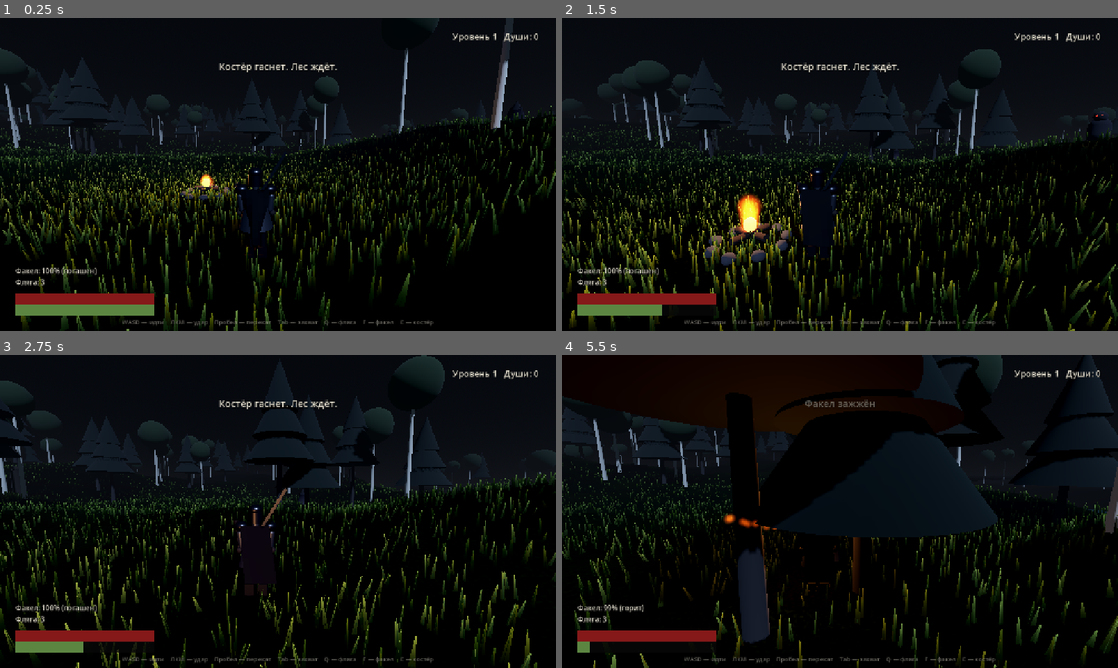
Above: before the commit, frames 1-4 (two rows, left to right).
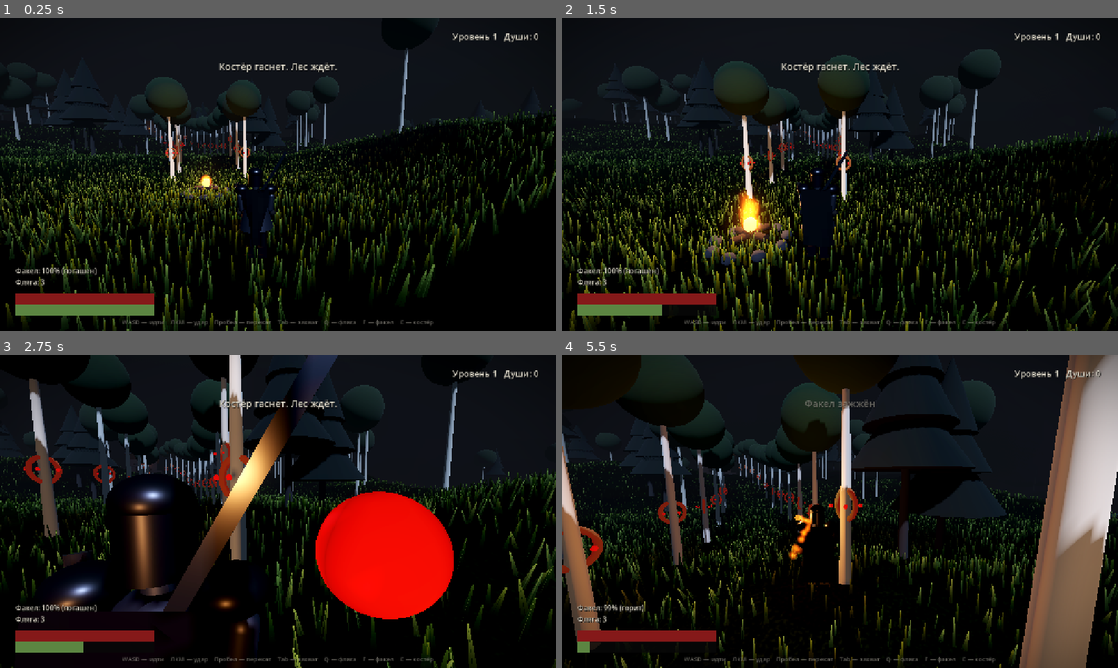
Above: after the commit, the same moments.

Repository: Dronec00/tropa
Game: Godot game, scene res://scenes/main.tscn
Same seed, same stepped clock (60 frames per second), same inputs: the game is played once before the commit and once after it.
Inputs (mouse positions are in pixels of both pictures, inside the frame that each line leads up to):
- Up to frame 1 (0.25 s): no input
- Up to frame 2 (1.5 s): tap Enter at 0.5 s; move the mouse to (867, 174) at 0.52 s; hold W (move_forward) from 0.53 s (still down); click (867, 174) at 0.6 s; move the mouse to (812, 174) at 1.27 s; tap Space (dodge) at 1.35 s; click (812, 174) at 1.42 s
- Up to frame 3 (2.75 s): keep holding W (move_forward); move the mouse to (289, 505) at 2.02 s; tap Q (heal) at 2.1 s; click (289, 505) at 2.17 s
- Up to frame 4 (5.5 s): keep holding W (move_forward); move the mouse to (834, 517) at 2.77 s; tap one key every 0.75 s from 2.85 s: E (interact) Tab (lock) F (torch) 2 (upgrade_2); click (834, 517) at 2.92 s; move the mouse to (878, 514) at 3.52 s; click (878, 514) at 3.67 s; move the mouse to (795, 508) at 4.27 s; click (795, 508) at 4.42 s; move the mouse to (845, 511) at 5.02 s; click (845, 511) at 5.17 s

The runs differ from the first frame. In frame 1, 6.7% of the frame differs, in the area x 0-100%, y 0-100%; in frame 2, 9.1%; in frame 3, 32%; in frame 4, 36%.

Commit message:
Изба-ориентир, тропа с венками, тьма по краю
- изба: сруб, крыша, тёплое окно, дым, крыльцо, забор
- тропа из берёз с венками ведёт от костра к избе
- край карты: стена тьмы и мягкий возврат, за карту не выпасть
- врагов в начале нет, выходят по одному по мере пути
- травы стало больше (32k), bloom, объёмный туман, виньетка

Diff:
--- a/scripts/hud.gd
+++ b/scripts/hud.gd
@@ -33,6 +33,23 @@
 	_hurt.set_anchors_and_offsets_preset(Control.PRESET_FULL_RECT)
 	_hurt.mouse_filter = Control.MOUSE_FILTER_IGNORE
 	_root.add_child(_hurt)
+
+	var vignette := ColorRect.new()
+	vignette.set_anchors_and_offsets_preset(Control.PRESET_FULL_RECT)
+	vignette.mouse_filter = Control.MOUSE_FILTER_IGNORE
+	var vignette_shader := Shader.new()
+	vignette_shader.code = """
+shader_type canvas_item;
+void fragment() {
+	vec2 uv = SCREEN_UV;
+	float d = distance(uv, vec2(0.5, 0.5));
+	COLOR = vec4(0.0, 0.0, 0.0, smoothstep(0.42, 0.95, d) * 0.8);
+}
+"""
+	var vignette_mat := ShaderMaterial.new()
+	vignette_mat.shader = vignette_shader
+	vignette.material = vignette_mat
+	_root.add_child(vignette)
 
 	_hp = _make_bar(Vector2(36, 634), Vector2(320, 16), Color(0.52, 0.10, 0.10))
 	_sp = _make_bar(Vector2(36, 658), Vector2(320, 9), Color(0.36, 0.52, 0.26))
--- /dev/null
+++ b/scripts/hut.gd
@@ -0,0 +1,157 @@
+class_name HutBuilder
+extends RefCounted
+
+## Изба-ориентир: сруб, двускатная крыша, тёплое окно, крыльцо, дым из трубы.
+## Свет в окне виден издалека — это и есть цель пути.
+
+static func build(parent: Node3D, pos: Vector3, yaw: float) -> Node3D:
+	var root := Node3D.new()
+	root.position = pos
+	root.rotation.y = yaw
+	parent.add_child(root)
+
+	var wood := _mat(Color(0.15, 0.10, 0.06))
+	var wood_dark := _mat(Color(0.08, 0.055, 0.035))
+	var stone := _mat(Color(0.19, 0.19, 0.18))
+	var cloth := _mat(Color(0.22, 0.12, 0.09))
+
+	# фундамент и пол
+	_box(root, Vector3(5.4, 0.5, 5.4), stone, Vector3(0, 0.25, 0))
+
+	# сруб
+	_box(root, Vector3(5.0, 2.7, 0.34), wood, Vector3(0, 1.85, -2.35))
+	_box(root, Vector3(5.0, 2.7, 0.34), wood, Vector3(0, 1.85, 2.35))
+	_box(root, Vector3(0.34, 2.7, 5.0), wood, Vector3(-2.35, 1.85, 0))
+	_box(root, Vector3(0.34, 2.7, 5.0), wood, Vector3(2.35, 1.85, 0))
+
+	# брёвна на фасаде — горизонтальные полосы
+	for i in 5:
+		var y := 0.7 + float(i) * 0.5
+		_box(root, Vector3(5.1, 0.06, 0.36), wood_dark, Vector3(0, y, 2.36))
+
+	# крыша двускатная
+	var roof_left := _box(root, Vector3(6.2, 0.22, 3.5), wood_dark, Vector3(0, 3.55, -1.45))
+	roof_left.rotation.x = deg_to_rad(26)
+	var roof_right := _box(root, Vector3(6.2, 0.22, 3.5), wood_dark, Vector3(0, 3.55, 1.45))
+	roof_right.rotation.x = deg_to_rad(-26)
+
+	# конёк
+	_box(root, Vector3(6.3, 0.16, 0.3), wood_dark, Vector3(0, 4.32, 0))
+
+	# дверь
+	_box(root, Vector3(1.05, 1.95, 0.12), wood_dark, Vector3(0, 1.5, 2.44))
+	_box(root, Vector3(0.12, 0.12, 0.08), stone, Vector3(0.38, 1.4, 2.52))
+
+	# окно с тёплым светом
+	var window := _box(root, Vector3(0.9, 0.8, 0.1), cloth, Vector3(1.45, 2.0, 2.44))
+	var win_mat := StandardMaterial3D.new()
+	win_mat.albedo_color = Color(1.0, 0.72, 0.35)
+	win_mat.emission_enabled = true
+	win_mat.emission = Color(1.0, 0.62, 0.25)
+	win_mat.emission_energy_multiplier = 2.6
+	win_mat.shading_mode = BaseMaterial3D.SHADING_MODE_UNSHADED
+	window.material_override = win_mat
+
+	var window_light := OmniLight3D.new()
+	window_light.position = Vector3(1.45, 2.0, 2.1)
+	window_light.light_color = Color(1.0, 0.68, 0.35)
+	window_light.light_energy = 1.8
+	window_light.omni_range = 18.0
+	window_light.shadow_enabled = false
+	root.add_child(window_light)
+
+	# крыльцо
+	_box(root, Vector3(2.6, 0.18, 1.4), wood_dark, Vector3(0, 0.42, 3.0))
+	for side in [-1.0, 1.0]:
+		_box(root, Vector3(0.16, 1.2, 0.16), wood, Vector3(side * 1.15, 0.95, 3.55))
+	_box(root, Vector3(2.6, 0.12, 0.16), wood, Vector3(0, 1.5, 3.55))
+
+	# фонарь у двери
+	var lantern := MeshInstance3D.new()
+	var lantern_mesh := SphereMesh.new()
+	lantern_mesh.radius = 0.09
+	lantern_mesh.height = 0.18
+	lantern.mesh = lantern_mesh
+	var lantern_mat := StandardMaterial3D.new()
+	lantern_mat.albedo_color = Color(1.0, 0.7, 0.3)
+	lantern_mat.emission_enabled = true
+	lantern_mat.emission = Color(1.0, 0.6, 0.22)
+	lantern_mat.emission_energy_multiplier = 4.0
+	lantern_mat.shading_mode = BaseMaterial3D.SHADING_MODE_UNSHADED
+	lantern.material_override = lantern_mat
+	lantern.position = Vector3(0.85, 2.35, 2.6)
+	root.add_child(lantern)
+
+	var lantern_light := OmniLight3D.new()
+	lantern_light.position = Vector3(0.85, 2.35, 2.75)
+	lantern_light.light_color = Color(1.0, 0.65, 0.3)
+	lantern_light.light_energy = 1.6
+	lantern_light.omni_range = 11.0
+	root.add_child(lantern_light)
+
+	# труба и дым
+	_box(root, Vector3(0.5, 1.7, 0.5), stone, Vector3(-1.4, 4.1, -1.1))
+
+	var smoke := CPUParticles3D.new()
+	smoke.position = Vector3(-1.4, 5.0, -1.1)
+	smoke.amount = 18
+	smoke.lifetime = 4.5
+	smoke.emission_shape = CPUParticles3D.EMISSION_SHAPE_SPHERE
+	smoke.emission_sphere_radius = 0.18
+	smoke.direction = Vector3(0, 1, 0)
+	smoke.spread = 12.0
+	smoke.gravity = Vector3(0.15, 0.5, 0.1)
+	smoke.initial_velocity_min = 0.25
+	smoke.initial_velocity_max = 0.55
+	smoke.scale_amount_min = 0.6
+	smoke.scale_amount_max = 1.6
+	smoke.color = Color(0.32, 0.31, 0.30, 0.35)
+	var smoke_quad := QuadMesh.new()
+	smoke_quad.size = Vector2(0.9, 0.9)
+	smoke.mesh = smoke_quad
+	var smoke_mat := StandardMaterial3D.new()
+	smoke_mat.shading_mode = BaseMaterial3D.SHADING_MODE_UNSHADED
+	smoke_mat.transparency = BaseMaterial3D.TRANSPARENCY_ALPHA
+	smoke_mat.vertex_color_use_as_albedo = true
+	smoke_mat.billboard_mode = BaseMaterial3D.BILLBOARD_ENABLED
+	smoke_mat.albedo_texture = _soft_texture()
+	smoke.material_override = smoke_mat
+	root.add_child(smoke)
+
+	# забор
+	for i in 7:
+		var x := -3.2 + float(i) * 1.1
+		_box(root, Vector3(0.12, 1.0, 0.12), wood, Vector3(x, 0.5, 5.2))
+	_box(root, Vector3(7.2, 0.1, 0.08), wood, Vector3(0, 0.75, 5.2))
+	_box(root, Vector3(7.2, 0.1, 0.08), wood, Vector3(0, 0.35, 5.2))
+
+	return root
+
+static func _mat(color: Color) -> StandardMaterial3D:
+	var m := StandardMaterial3D.new()
+	m.albedo_color = color
+	m.roughness = 1.0
+	return m
+
+static func _box(parent: Node3D, size: Vector3, material: Material, pos: Vector3) -> MeshInstance3D:
+	var mi := MeshInstance3D.new()
+	var mesh := BoxMesh.new()
+	mesh.size = size
+	mi.mesh = mesh
+	mi.material_override = material
+	mi.position = pos
+	parent.add_child(mi)
+	return mi
+
+static func _soft_texture() -> GradientTexture2D:
+	var gradient := Gradient.new()
+	gradient.set_color(0, Color(1, 1, 1, 1))
+	gradient.set_color(1, Color(1, 1, 1, 0))
+	var tex := GradientTexture2D.new()
+	tex.gradient = gradient
+	tex.fill = GradientTexture2D.FILL_RADIAL
+	tex.fill_from = Vector2(0.5, 0.5)
+	tex.fill_to = Vector2(1.0, 0.5)
+	tex.width = 64
+	tex.height = 64
+	return tex
--- a/scripts/main.gd
+++ b/scripts/main.gd
@@ -6,9 +6,12 @@
 const TerrainScript := preload("res://scripts/terrain.gd")
 const GrassScript := preload("res://scripts/grass.gd")
 const WindScript := preload("res://scripts/wind.gd")
+const HutScript := preload("res://scripts/hut.gd")
 
 const TREE_COUNT := 240
 const WORLD_LIMIT := 92.0
+const WORLD_EDGE := 82.0
+const HUT_POS := Vector3(-34.0, 0.0, -52.0)
 
 var player
 var hud
@@ -19,7 +22,17 @@
 var _time := 0.0
 var _fire_light: OmniLight3D
 var _enemies: Array = []
-var _spawn_points: Array = []
+var _encounters := [
+	{"at": 14.0, "kind": "wolf"},
+	{"at": 27.0, "kind": "cultist"},
+	{"at": 39.0, "kind": "wolf"},
+	{"at": 51.0, "kind": "leshy"},
+	{"at": 63.0, "kind": "wailer"},
+]
+var _encounter_index := 0
+var _encounter_enemy = null
+var _path_points: Array[Vector3] = []
+var _edge_cooldown := 0.0
 var _soul_orb: Node3D
 var _orb_base_y := 0.0
 var _dropped_souls := 0
@@ -31,10 +44,12 @@
 	_rng.seed = 20261101
 	_build_environment()
 	_build_terrain()
+	_build_path()
+	_build_hut()
+	_build_boundary()
 	_build_forest()
 	_build_bonfire()
 	_spawn_player()
-	_spawn_enemies()
 	_build_hud()
 	hud.show_notice("Костёр гаснет. Лес ждёт.", 4.0)
 
@@ -52,6 +67,9 @@
 
 	if player == null or player.is_dead():
 		return
+
+	_clamp_to_world(delta)
+	_update_encounters(delta)
 
 	for enemy in _enemies:
 		if is_instance_valid(enemy):
@@ -137,6 +155,16 @@
 	env.fog_density = 0.021
 	env.fog_sky_affect = 0.45
 	env.tonemap_mode = Environment.TONE_MAPPER_FILMIC
+	env.glow_enabled = true
+	env.glow_intensity = 0.42
+	env.glow_bloom = 0.08
+	env.glow_hdr_threshold = 0.9
+	env.glow_blend_mode = Environment.GLOW_BLEND_MODE_ADDITIVE
+	env.volumetric_fog_enabled = true
+	env.volumetric_fog_density = 0.006
+	env.volumetric_fog_albedo = Color(0.35, 0.39, 0.44)
+	env.volumetric_fog_length = 48.0
+	env.volumetric_fog_ambient_inject = 0.2
 	env.adjustment_enabled = true
 	env.adjustment_saturation = 0.92
 	env.adjustment_contrast = 1.06
@@ -165,7 +193,7 @@
 	var grass = GrassScript.new()
 	grass.name = "Grass"
 	add_child(grass)
-	grass.populate(terrain, 22000, 44.0)
+	grass.populate(terrain, 32000, 44.0)
 
 # --- лес ---
 
@@ -192,6 +220,10 @@
 		var z := sin(angle) * dist
 		if Vector2(x, z).length() < 13.0:
 			continue
+		if Vector2(x - HUT_POS.x, z - HUT_POS.z).length() < 16.0:
+			continue
+		if _near_path(x, z, 4.5):
+			continue
 		var h: float = terrain.height_at(x, z)
 		if h < TerrainScript.WATER_LEVEL + 1.2:
 			continue
@@ -204,6 +236,14 @@
 		else:
 			_spruce(pos, bark, needles)
 		placed += 1
+
+func _near_path(x: float, z: float, radius: float) -> bool:
+	var step := 2
+	for i in range(0, _path_points.size(), step):
+		var p := _path_points[i]
+		if Vector2(p.x - x, p.z - z).length() < radius:
+			return true
+	return false
 
 func _birch(pos: Vector3, bark_mat: Material, leaf_mat: Material) -> void:
 	var root := Node3D.new()
@@ -361,6 +401,177 @@
 	_fire_light.shadow_enabled = true
 	root.add_child(_fire_light)
 
+# --- тропа, изба, тьма по краю ---
+
+func _build_path() -> void:
+	var start := Vector3.ZERO
+	var control := Vector3(-6.0, 0.0, -26.0)
+	var end := Vector3(HUT_POS.x, 0.0, HUT_POS.z)
+	var count := 46
+	for i in count + 1:
+		var t := float(i) / float(count)
+		var p := start * (1.0 - t) * (1.0 - t) + control * 2.0 * (1.0 - t) * t + end * t * t
+		p.y = terrain.height_at(p.x, p.z)
+		_path_points.append(p)
+
+	for i in range(4, _path_points.size() - 3, 3):
+		var p := _path_points[i]
+		var dir := _path_points[i + 1] - _path_points[i - 1]
+		dir.y = 0.0
+		dir = dir.normalized()
+		var side := Vector3(-dir.z, 0.0, dir.x)
+		for s in [-1.0, 1.0]:
+			var pos: Vector3 = p + side * (2.3 * s)
+			pos.y = terrain.height_at(pos.x, pos.z)
+			if Vector2(pos.x - HUT_POS.x, pos.z - HUT_POS.z).length() < 9.0:
+				continue
+			_marker_birch(pos)
+
+func _marker_birch(pos: Vector3) -> void:
+	var root := Node3D.new()
+	root.position = pos
+	root.rotation.y = _rng.randf_range(0.0, TAU)
+	add_child(root)
+
+	var bark := StandardMaterial3D.new()
+	bark.albedo_color = Color(0.66, 0.66, 0.62)
+
+	var h := _rng.randf_range(4.4, 5.2)
+	var trunk := MeshInstance3D.new()
+	var cyl := CylinderMesh.new()
+	cyl.top_radius = 0.07
+	cyl.bottom_radius = 0.14
+	cyl.height = h
+	trunk.mesh = cyl
+	trunk.position.y = h * 0.5
+	trunk.material_override = bark
+	root.add_child(trunk)
+
+	var crown := MeshInstance3D.new()
+	var sphere := SphereMesh.new()
+	sphere.radius = 1.15
+	sphere.height = 2.3
+	crown.mesh = sphere
+	crown.position.y = h + 0.35
+	var leaf := StandardMaterial3D.new()
+	leaf.albedo_color = Color(0.10, 0.17, 0.08)
+	crown.material_override = leaf
+	root.add_child(crown)
+
+	var wreath := MeshInstance3D.new()
+	var torus := TorusMesh.new()
+	torus.inner_radius = 0.26
+	torus.outer_radius = 0.38
+	torus.rings = 16
+	torus.ring_segments = 8
+	wreath.mesh = torus
+	var wreath_mat := StandardMaterial3D.new()
+	wreath_mat.albedo_color = Color(0.12, 0.24, 0.09)
+	wreath_mat.emission_enabled = true
+	wreath_mat.emission = Color(0.55, 0.12, 0.08)
+	wreath_mat.emission_energy_multiplier = 0.8
+	wreath.material_override = wreath_mat
+	wreath.position = Vector3(0.0, 1.75, 0.0)
+	wreath.rotation.x = PI * 0.5
+	root.add_child(wreath)
+
+	var berry_mat := StandardMaterial3D.new()
+	berry_mat.albedo_color = Color(0.55, 0.06, 0.05)
+	berry_mat.emission_enabled = true
+	berry_mat.emission = Color(0.6, 0.05, 0.04)
+	berry_mat.emission_energy_multiplier = 1.2
+	for i in 5:
+		var berry := MeshInstance3D.new()
+		var bm := SphereMesh.new()
+		bm.radius = 0.045
+		bm.height = 0.09
+		berry.mesh = bm
+		berry.material_override = berry_mat
+		var a := TAU * float(i) / 5.0
+		berry.position = Vector3(cos(a) * 0.32, 1.75, sin(a) * 0.32)
+		root.add_child(berry)
+
+	_add_tree_collision(root, 0.22, h)
+
+func _build_hut() -> void:
+	var pos := Vector3(HUT_POS.x, terrain.height_at(HUT_POS.x, HUT_POS.z), HUT_POS.z)
+	HutScript.build(self, pos, deg_to_rad(35.0))
+
+func _build_boundary() -> void:
+	var mesh := CylinderMesh.new()
+	mesh.top_radius = WORLD_EDGE
+	mesh.bottom_radius = WORLD_EDGE
+	mesh.height = 60.0
+	mesh.radial_segments = 64
+	mesh.rings = 1
+
+	var shader := Shader.new()
+	shader.code = """
+shader_type spatial;
+render_mode unshaded, cull_front, depth_draw_never, shadows_disabled;
+
+void fragment() {
+	float v = clamp(UV.y, 0.0, 1.0);
+	ALBEDO = vec3(0.0);
+	ALPHA = (1.0 - smoothstep(0.35, 0.95, v)) * 0.985;
+}
+"""
+
+	var material := ShaderMaterial.new()
+	material.shader = shader
+
+	var wall := MeshInstance3D.new()
+	wall.mesh = mesh
+	wall.material_override = material
+	wall.position.y = 20.0
+	wall.cast_shadow = GeometryInstance3D.SHADOW_CASTING_SETTING_OFF
+	add_child(wall)
+
+func _path_point_at(dist: float) -> Vector3:
+	var acc := 0.0
+	for i in _path_points.size() - 1:
+		var seg := _path_points[i].distance_to(_path_points[i + 1])
+		if acc + seg >= dist:
+			var t := (dist - acc) / seg
+			return _path_points[i].lerp(_path_points[i + 1], t)
+		acc += seg
+	return _path_points[_path_points.size() - 1]
+
+func _update_encounters(delta: float) -> void:
+	if _encounter_index >= _encounters.size():
+		return
+	var travelled := Vector2(player.global_position.x, player.global_position.z).length()
+	if _encounter_enemy != null and is_instance_valid(_encounter_enemy) and _encounter_enemy.is_alive():
+		var previous: float = 0.0
+		if _encounter_index > 0:
+			previous = float(_encounters[_encounter_index - 1]["at"])
+		if travelled < previous + 20.0:
+			return
+	var entry = _encounters[_encounter_index]
+	if travelled < entry["at"]:
+		return
+	var point := _path_point_at(entry["at"] + 9.0)
+	_encounter_enemy = _spawn_enemy(Vector2(point.x, point.z), entry["kind"])
+	_encounter_index += 1
+	var names := {
+		"wolf": "волк", "cultist": "послушник", "leshy": "леший",
+		"wailer": "плакальщица", "kikimora": "кикимора",
+	}
+	hud.show_notice("Из тьмы выходит %s" % names.get(entry["kind"], entry["kind"]), 2.6)
+
+func _clamp_to_world(delta: float) -> void:
+	_edge_cooldown = maxf(0.0, _edge_cooldown - delta)
+	var flat := Vector2(player.global_position.x, player.global_position.z)
+	if flat.length() <= WORLD_EDGE - 3.0:
+		return
+	var dir := flat.normalized()
+	player.global_position.x = dir.x * (WORLD_EDGE - 3.0)
+	player.global_position.z = dir.y * (WORLD_EDGE - 3.0)
+	player.apply_impulse(-Vector3(dir.x, 0.0, dir.y) * 5.0)
+	if _edge_cooldown <= 0.0:
+		_edge_cooldown = 3.0
+		hud.show_notice("Тьма сгущается. Дальше не пройти.", 2.0)
+
 # --- спавн ---
 
 func _spawn_player() -> void:
@@ -372,24 +583,7 @@
 	player.notice.connect(_on_notice)
 	player.died.connect(_on_player_died)
 
-func _spawn_enemies() -> void:
-	_spawn_points = [
-		{"pos": Vector2(15.0, -13.0), "kind": "wolf"},
-		{"pos": Vector2(-18.0, 24.0), "kind": "wolf"},
-		{"pos": Vector2(-24.0, -20.0), "kind": "leshy"},
-		{"pos": Vector2(9.0, -34.0), "kind": "leshy"},
-		{"pos": Vector2(20.0, 18.0), "kind": "kikimora"},
-		{"pos": Vector2(18.0, -4.0), "kind": "cultist"},
-		{"pos": Vector2(-30.0, 6.0), "kind": "cultist"},
-		{"pos": Vector2(2.0, -26.0), "kind": "cultist"},
-		{"pos": Vector2(-38.0, -10.0), "kind": "cultist"},
-		{"pos": Vector2(-10.0, 32.0), "kind": "wailer"},
-		{"pos": Vector2(22.0, -30.0), "kind": "wailer"},
-	]
-	for entry in _spawn_points:
-		_spawn_enemy(entry["pos"], entry["kind"])
-
-func _spawn_enemy(point: Vector2, kind: String = "wolf") -> void:
+func _spawn_enemy(point: Vector2, kind: String = "wolf"):
 	var enemy = EnemyScene.instantiate()
 	enemy.setup(kind)
 	add_child(enemy)
@@ -398,13 +592,15 @@
 	enemy.target = player
 	enemy.died.connect(_on_enemy_died)
 	_enemies.append(enemy)
+	return enemy
 
 func _respawn_enemies() -> void:
 	for enemy in _enemies:
 		if is_instance_valid(enemy):
 			enemy.queue_free()
 	_enemies.clear()
-	_spawn_enemies()
+	_encounter_index = 0
+	_encounter_enemy = null
 
 func _build_hud() -> void:
 	hud = HudScript.new()
Binary file added: docs/hut.png
Binary file added: docs/path.png
Not shown, changed: TODO.md
